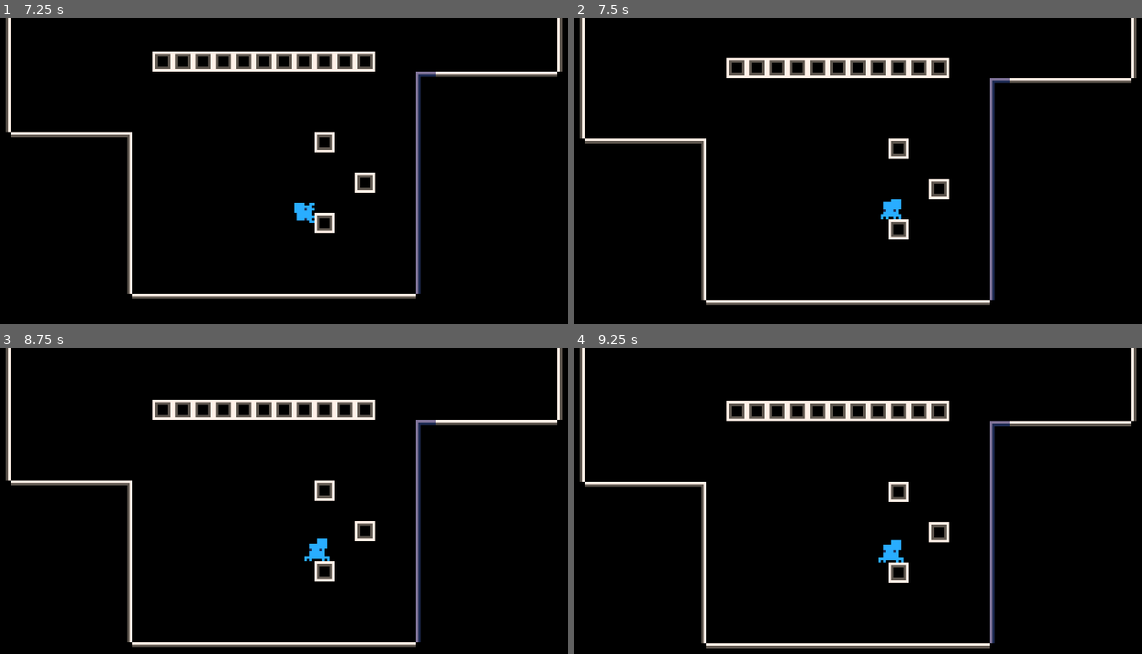
Above: before the commit, frames 1-4 (two rows, left to right).
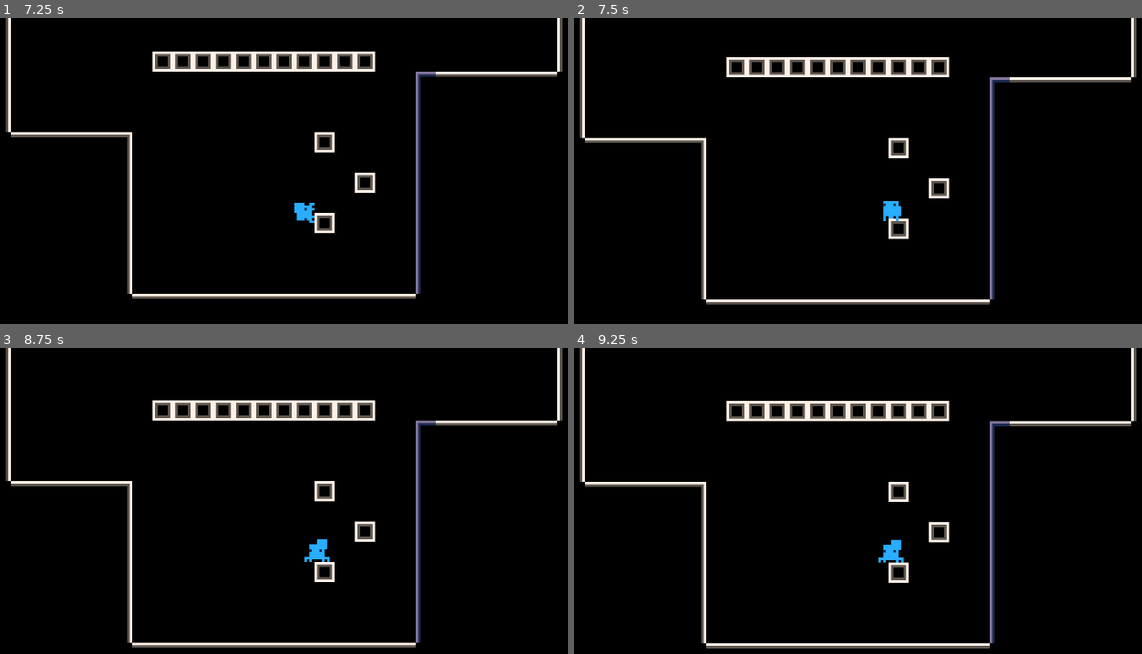
Above: after the commit, the same moments.

Repository: Flamenccio/spider-jump
Game: Godot game, scene res://test_world.tscn
Same seed, same stepped clock (60 frames per second), same inputs: the game is played once before the commit and once after it. This scene is started directly instead of the project's main scene.
Inputs (mouse positions are in pixels of both pictures, inside the frame that each line leads up to):
- Up to frame 1 (7.25 s): tap Enter at 0.5, 5, 6.5 s; move the mouse to (238, 305) at 0.52 s; press the mouse at (238, 305) at 0.53 s; hold W (move_up) 0.53-1.25 s; release the mouse at (238, 305) at 1.25 s; drag from (494, 284) to (272, 223) at 1.27 s; move the mouse to (56, 161) at 2.02 s; hold A (move_left) 2.03-2.75 s; tap Delete at 2.1 s; drag from (312, 223) to (56, 161) at 2.77 s; move the mouse to (164, 118) at 3.52 s; hold S (move_down) 3.53-4.25 s; tap V at 3.6 s; tap Space at 4.25, 5.75 s; drag from (431, 201) to (164, 118) at 4.27 s; move the mouse to (130, 241) at 5.02 s; hold W (move_up) 5.03-5.75 s; tap Backspace at 5.1 s; click (130, 241) at 5.17 s; drag from (346, 131) to (130, 241) at 5.77 s; move the mouse to (238, 305) at 6.52 s; hold D (move_right) from 6.53 s (still down); tap C at 6.6 s
- Up to frame 2 (7.5 s): release D (move_right) at 7.25 s; drag from (1068, 284) to (880, 210) at 7.27 s
- Up to frame 3 (8.75 s): move the mouse to (56, 491) at 8.02 s; press the mouse at (56, 491) at 8.03 s; hold S (move_down) from 8.03 s (still down)
- Up to frame 4 (9.25 s): release S (move_down) at 8.75 s; release the mouse at (630, 491) at 8.75 s; drag from (886, 553) to (630, 491) at 8.77 s

Frame 1 is identical in both runs. In frame 2, 1.8% of the frame differs, in the area x 1-100%, y 12-94%; in frame 3, 1.8%, in the area x 0-100%, y 16-98%; in frame 4, nothing differs.

Commit message:
change player death animation

Diff:
--- /dev/null
+++ b/behavior_state/player/ko.gd
@@ -0,0 +1,32 @@
+extends BehaviorState
+
+signal player_koed()
+signal player_recovered()
+
+@export var _player: CharacterBody2D
+@export var _ko_gravity = 9.8
+@export var _ko_jump_force = 3.0
+
+var _gravity_vector: Vector2
+var _player_collision_mask: int
+
+func _ready() -> void:
+	_gravity_vector = Vector2(0.0, _ko_gravity)
+
+
+func enter_state() -> void:
+	_player_collision_mask = _player.collision_mask
+	_player.collision_mask = 0
+	_player.velocity = Vector2(0.0, -abs(_ko_jump_force))
+	player_koed.emit()
+
+
+func exit_state() -> void:
+	_player.velocity = Vector2.ZERO
+	_player.collision_mask = _player_collision_mask
+	player_recovered.emit()
+
+
+func tick_state(delta: float) -> void:
+	_player.move_and_slide()
+	_player.velocity = _player.velocity + _gravity_vector
--- a/game.tscn
+++ b/game.tscn
@@ -125,7 +125,6 @@
 [connection signal="pull_release" from="InputService" to="PullDragline" method="hide"]
 [connection signal="pull_release" from="InputService" to="PullDragline" method="pull_set_active" binds= [false]]
 [connection signal="new_level_spawned" from="LevelSpawner" to="LevelSpawnTrigger" method="enqueue_elevation"]
-[connection signal="external_danger_entered" from="Player" to="PlayerStats" method="decrease_lives" binds= [false]]
 [connection signal="external_stamina_restore" from="Player" to="PlayerStats" method="change_stamina"]
 [connection signal="body_entered" from="LevelSpawnTrigger" to="LevelSpawnTrigger" method="_on_player_entered"]
 [connection signal="player_entered" from="LevelSpawnTrigger" to="LevelSpawner" method="spawn_new_level"]
--- a/landing_dust_emitter.gd
+++ b/landing_dust_emitter.gd
@@ -3,6 +3,7 @@
 @export var _player: Node2D
 @export var dust_scene: PackedScene
 @export var jump_dust_scene: PackedScene
+@export var player_hit_scene: PackedScene
 
 var _jumped: bool = false
 
@@ -24,3 +25,7 @@
 func spawn_jump_dust() -> void:
 	_jumped = true
 	TheGlobalSpawner.instantiate_scene(jump_dust_scene, _player.global_position, _player.rotation)
+
+
+func spawn_player_hit() -> void:
+	TheGlobalSpawner.instantiate_scene(player_hit_scene, _player.global_position, 0)
--- a/player.gd
+++ b/player.gd
@@ -6,6 +6,7 @@
 signal internal_pull_release()
 signal internal_pull_press()
 signal internal_player_hurt(soft: bool)
+signal internal_on_player_hurt()
 
 # External use
 signal external_stamina_restore(restoration: float)
@@ -60,7 +61,9 @@
 
 
 func _on_player_hurt(soft: bool) -> void:
+	print('ouch!')
 	internal_player_hurt.emit(soft)
+	internal_on_player_hurt.emit()
 	_invincibility_timer.start()
 
 
--- a/player_stats.gd
+++ b/player_stats.gd
@@ -39,6 +39,7 @@
 	player_hurt.emit(soft)
 	lives = maxi(lives - 1, _MIN_LIVES)
 	health_updated.emit(lives)
+	change_stamina(1.0)
 	if lives <= _MIN_LIVES:
 		player_died.emit()
 
--- a/scenes/player.tscn
+++ b/scenes/player.tscn
@@ -17,6 +17,7 @@
 [ext_resource type="Script" uid="uid://br7ajpop2vms0" path="res://behavior_state/player/climb.gd" id="15_ke2ow"]
 [ext_resource type="Script" uid="uid://dj2pny76cdmi5" path="res://collision_handler.gd" id="15_wqfne"]
 [ext_resource type="Script" uid="uid://dpo14nn1hpmd2" path="res://ground_raycast.gd" id="16_qfm1y"]
+[ext_resource type="Script" uid="uid://ddi1mvcerwx2q" path="res://behavior_state/player/ko.gd" id="16_ujl30"]
 [ext_resource type="Script" uid="uid://bdjmy758l3rls" path="res://shape_cast_check.gd" id="17_qfm1y"]
 [ext_resource type="Shape2D" uid="uid://clf4j6ia4qkob" path="res://collision_shapes/detector_area.tres" id="18_fulsm"]
 [ext_resource type="Script" uid="uid://b1f45ohdq3eek" path="res://safe_state.gd" id="19_4r5pv"]
@@ -25,6 +26,7 @@
 [ext_resource type="PackedScene" uid="uid://dcsy57p10wcgc" path="res://scenes/landing_dust.tscn" id="21_i4ail"]
 [ext_resource type="PackedScene" uid="uid://cgfccdd6c34ro" path="res://scenes/jumping_dust.tscn" id="23_4ni07"]
 [ext_resource type="Script" uid="uid://b18q1me1fgeo8" path="res://ledge_climb.gd" id="24_l71n6"]
+[ext_resource type="PackedScene" uid="uid://bbyn6mfqqfcud" path="res://scenes/player_hit_vfx.tscn" id="26_31cv2"]
 
 [sub_resource type="CircleShape2D" id="CircleShape2D_a8ls1"]
 radius = 3.0
@@ -96,7 +98,12 @@
 [sub_resource type="Resource" id="Resource_j2b1d"]
 script = ExtResource("6_i4ail")
 name = "Climb"
-metadata/graph_offset = Vector2(188, 237.5)
+metadata/graph_offset = Vector2(628, 657.5)
+
+[sub_resource type="Resource" id="Resource_hhpqf"]
+script = ExtResource("6_i4ail")
+name = "KO"
+metadata/graph_offset = Vector2(1388, 197.5)
 
 [sub_resource type="Resource" id="Resource_gl8cc"]
 script = ExtResource("7_a38lo")
@@ -146,6 +153,21 @@
 conditions = {
 "aim": SubResource("Resource_bj30b"),
 "jump": SubResource("Resource_hax0n")
+}
+priority = 0
+
+[sub_resource type="Resource" id="Resource_g5jhy"]
+script = ExtResource("7_a38lo")
+value = true
+comparation = 0
+name = "ko"
+
+[sub_resource type="Resource" id="Resource_holxr"]
+script = ExtResource("8_4ni07")
+from = "Aim"
+to = "KO"
+conditions = {
+"ko": SubResource("Resource_g5jhy")
 }
 priority = 0
 
@@ -216,6 +238,21 @@
 }
 priority = 0
 
+[sub_resource type="Resource" id="Resource_mx1m4"]
+script = ExtResource("7_a38lo")
+value = true
+comparation = 0
+name = "ko"
+
+[sub_resource type="Resource" id="Resource_4gjji"]
+script = ExtResource("8_4ni07")
+from = "Crawl"
+to = "KO"
+conditions = {
+"ko": SubResource("Resource_mx1m4")
+}
+priority = 0
+
 [sub_resource type="Resource" id="Resource_oprun"]
 script = ExtResource("8_4ni07")
 from = "Entry"
@@ -238,6 +275,21 @@
 }
 priority = 0
 
+[sub_resource type="Resource" id="Resource_u2ulf"]
+script = ExtResource("7_a38lo")
+value = true
+comparation = 0
+name = "ko"
+
+[sub_resource type="Resource" id="Resource_6e8lb"]
+script = ExtResource("8_4ni07")
+from = "Fall"
+to = "KO"
+conditions = {
+"ko": SubResource("Resource_u2ulf")
+}
+priority = 0
+
 [sub_resource type="Resource" id="Resource_l71n6"]
 script = ExtResource("7_a38lo")
 value = true
@@ -290,6 +342,21 @@
 }
 priority = 0
 
+[sub_resource type="Resource" id="Resource_2gdjj"]
+script = ExtResource("7_a38lo")
+value = true
+comparation = 0
+name = "ko"
+
+[sub_resource type="Resource" id="Resource_sc3ue"]
+script = ExtResource("8_4ni07")
+from = "Idle"
+to = "KO"
+conditions = {
+"ko": SubResource("Resource_2gdjj")
+}
+priority = 0
+
 [sub_resource type="Resource" id="Resource_giy8y"]
 script = ExtResource("7_a38lo")
 value = false
@@ -302,6 +369,21 @@
 to = "Fall"
 conditions = {
 "climb": SubResource("Resource_giy8y")
+}
+priority = 0
+
+[sub_resource type="Resource" id="Resource_lxlsd"]
+script = ExtResource("7_a38lo")
+value = false
+comparation = 0
+name = "ko"
+
+[sub_resource type="Resource" id="Resource_ha2mi"]
+script = ExtResource("8_4ni07")
+from = "KO"
+to = "Idle"
+conditions = {
+"ko": SubResource("Resource_lxlsd")
 }
 priority = 0
 
@@ -313,12 +395,14 @@
 "Crawl": SubResource("Resource_3v2ag"),
 "Entry": SubResource("Resource_udxuc"),
 "Fall": SubResource("Resource_f1ej7"),
-"Idle": SubResource("Resource_d2wvv")
+"Idle": SubResource("Resource_d2wvv"),
+"KO": SubResource("Resource_hhpqf")
 }
 transitions = {
 "Aim": {
 "Fall": SubResource("Resource_a38lo"),
-"Idle": SubResource("Resource_jc3p3")
+"Idle": SubResource("Resource_jc3p3"),
+"KO": SubResource("Resource_holxr")
 },
 "Climb": {
 "Fall": SubResource("Resource_fdfoy")
@@ -327,18 +411,24 @@
 "Aim": SubResource("Resource_4r5pv"),
 "Climb": SubResource("Resource_2dvfe"),
 "Fall": SubResource("Resource_i4ail"),
-"Idle": SubResource("Resource_60mlk")
+"Idle": SubResource("Resource_60mlk"),
+"KO": SubResource("Resource_4gjji")
 },
 "Entry": {
 "Idle": SubResource("Resource_oprun")
 },
 "Fall": {
-"Idle": SubResource("Resource_4ni07")
+"Idle": SubResource("Resource_4ni07"),
+"KO": SubResource("Resource_6e8lb")
 },
 "Idle": {
 "Aim": SubResource("Resource_a8ls1"),
 "Crawl": SubResource("Resource_qfm1y"),
-"Fall": SubResource("Resource_fulsm")
+"Fall": SubResource("Resource_fulsm"),
+"KO": SubResource("Resource_sc3ue")
+},
+"KO": {
+"Idle": SubResource("Resource_ha2mi")
 }
 }
 name = ""
@@ -416,6 +506,12 @@
 [node name="Climb" type="Node" parent="StateMachine" node_paths=PackedStringArray("_player")]
 script = ExtResource("15_ke2ow")
 _player = NodePath("../..")
+metadata/_custom_type_script = "uid://xwooryy4y5og"
+
+[node name="KO" type="Node" parent="StateMachine" node_paths=PackedStringArray("_player")]
+script = ExtResource("16_ujl30")
+_player = NodePath("../..")
+_ko_jump_force = 150.0
 metadata/_custom_type_script = "uid://xwooryy4y5og"
 
 [node name="CollisionHandler" type="Node" parent="." node_paths=PackedStringArray("_ground_raycast", "_ground_shapecast", "_player")]
@@ -468,6 +564,12 @@
 _player = NodePath("..")
 dust_scene = ExtResource("21_i4ail")
 jump_dust_scene = ExtResource("23_4ni07")
+player_hit_scene = ExtResource("26_31cv2")
+
+[node name="LedgeClimb" type="Node" parent="." node_paths=PackedStringArray("_ground_detector_l", "_ground_detector_r")]
+script = ExtResource("24_l71n6")
+_ground_detector_l = NodePath("../LedgeDetectorL")
+_ground_detector_r = NodePath("../LedgeDetectorR")
 
 [node name="GroundDetector" type="Area2D" parent="."]
 position = Vector2(0, 1)
@@ -509,13 +611,9 @@
 max_results = 4
 collision_mask = 6
 
-[node name="LedgeClimb" type="Node" parent="." node_paths=PackedStringArray("_ground_detector_l", "_ground_detector_r")]
-script = ExtResource("24_l71n6")
-_ground_detector_l = NodePath("../LedgeDetectorL")
-_ground_detector_r = NodePath("../LedgeDetectorR")
-
 [connection signal="internal_move_input_change" from="." to="StateMachine/Crawl" method="_on_move_input_change"]
 [connection signal="internal_move_input_change" from="." to="LedgeClimb" method="_on_player_move_change"]
+[connection signal="internal_on_player_hurt" from="." to="StateMachine" method="set_property" binds= ["ko", false]]
 [connection signal="internal_player_hurt" from="." to="SafeState" method="restore_state"]
 [connection signal="internal_pull_input_change" from="." to="StateMachine/Aim" method="_on_pull_input_change"]
 [connection signal="internal_pull_press" from="." to="StateMachine" method="set_property" binds= ["aim", true]]
@@ -536,7 +634,15 @@
 [connection signal="player_entered_idle" from="StateMachine/Idle" to="Dust" method="set_emitting" binds= [false]]
 [connection signal="climb_finished" from="StateMachine/Climb" to="CollisionHandler" method="_recalculate_normal"]
 [connection signal="climb_finished" from="StateMachine/Climb" to="StateMachine" method="set_property" binds= ["climb", false]]
+[connection signal="player_koed" from="StateMachine/KO" to="GroundDetector" method="set_monitoring" binds= [false]]
+[connection signal="player_koed" from="StateMachine/KO" to="ItemDetector" method="set_monitoring" binds= [false]]
+[connection signal="player_koed" from="StateMachine/KO" to="DangerDetector" method="set_monitoring" binds= [false]]
+[connection signal="player_recovered" from="StateMachine/KO" to="GroundDetector" method="set_monitoring" binds= [true]]
+[connection signal="player_recovered" from="StateMachine/KO" to="ItemDetector" method="set_monitoring" binds= [true]]
+[connection signal="player_recovered" from="StateMachine/KO" to="DangerDetector" method="set_monitoring" binds= [true]]
 [connection signal="danger_entered" from="CollisionHandler" to="." method="_on_danger_entered"]
+[connection signal="danger_entered" from="CollisionHandler" to="ParticleEmitter" method="spawn_player_hit"]
+[connection signal="danger_entered" from="CollisionHandler" to="StateMachine" method="set_property" binds= ["ko", true]]
 [connection signal="eat_fly" from="CollisionHandler" to="." method="_on_stamina_restore"]
 [connection signal="land_on_ground" from="CollisionHandler" to="StateMachine" method="set_property" binds= ["ground_type", "ground"]]
 [connection signal="land_on_normal" from="CollisionHandler" to="." method="_rotate_against_normal"]
--- /dev/null
+++ b/scenes/player_hit_vfx.tscn
@@ -0,0 +1,48 @@
+[gd_scene load_steps=7 format=3 uid="uid://bbyn6mfqqfcud"]
+
+[ext_resource type="Texture2D" uid="uid://1blnmlyoimco" path="res://sprites/player_hit_vfx-Sheet.png" id="1_q4huo"]
+
+[sub_resource type="AtlasTexture" id="AtlasTexture_gjxbh"]
+atlas = ExtResource("1_q4huo")
+region = Rect2(0, 0, 16, 16)
+
+[sub_resource type="AtlasTexture" id="AtlasTexture_gvyub"]
+atlas = ExtResource("1_q4huo")
+region = Rect2(16, 0, 16, 16)
+
+[sub_resource type="AtlasTexture" id="AtlasTexture_20xw4"]
+atlas = ExtResource("1_q4huo")
+region = Rect2(32, 0, 16, 16)
+
+[sub_resource type="AtlasTexture" id="AtlasTexture_e1t48"]
+atlas = ExtResource("1_q4huo")
+region = Rect2(48, 0, 16, 16)
+
+[sub_resource type="SpriteFrames" id="SpriteFrames_60mlk"]
+animations = [{
+"frames": [{
+"duration": 1.0,
+"texture": SubResource("AtlasTexture_gjxbh")
+}, {
+"duration": 1.0,
+"texture": SubResource("AtlasTexture_gvyub")
+}, {
+"duration": 1.0,
+"texture": SubResource("AtlasTexture_20xw4")
+}, {
+"duration": 1.0,
+"texture": SubResource("AtlasTexture_e1t48")
+}],
+"loop": false,
+"name": &"default",
+"speed": 12.0
+}]
+
+[node name="PlayerHit" type="AnimatedSprite2D"]
+sprite_frames = SubResource("SpriteFrames_60mlk")
+autoplay = "default"
+frame = 3
+frame_progress = 1.0
+offset = Vector2(0, -5)
+
+[connection signal="animation_finished" from="." to="." method="queue_free"]
--- a/state_machine_handler.gd
+++ b/state_machine_handler.gd
@@ -72,6 +72,7 @@
 	_active_state = _behaviors[new_index]
 	_active_state.enter_state()
 	_active_state.state_active = true
+	print('{0} -> {1}'.format({'0': old_state, '1': _active_state}))
 
 
 func set_property(property_name: String, value: Variant) -> void:
Not shown, added: behavior_state/player/ko.gd.uid
Not shown: 2 places in scenes/player.tscn that only renumber resources
Binary file added: sprites/player_hit_vfx-Sheet.png
Not shown, added: sprites/player_hit_vfx-Sheet.png.import
